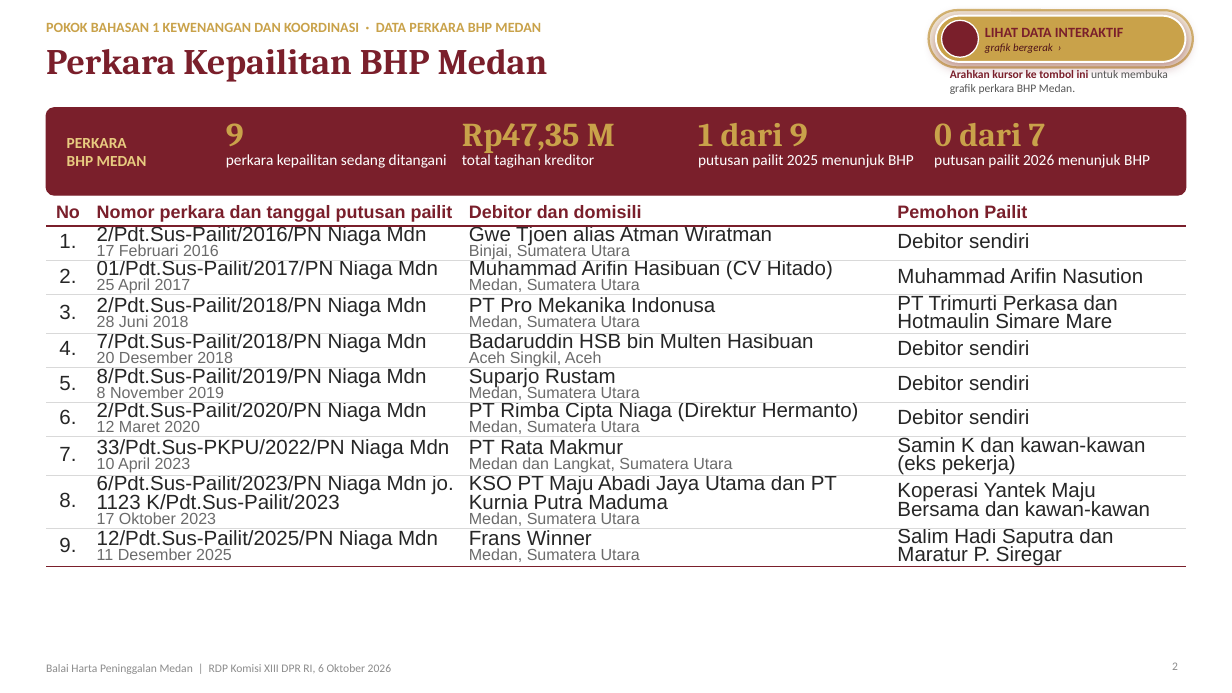
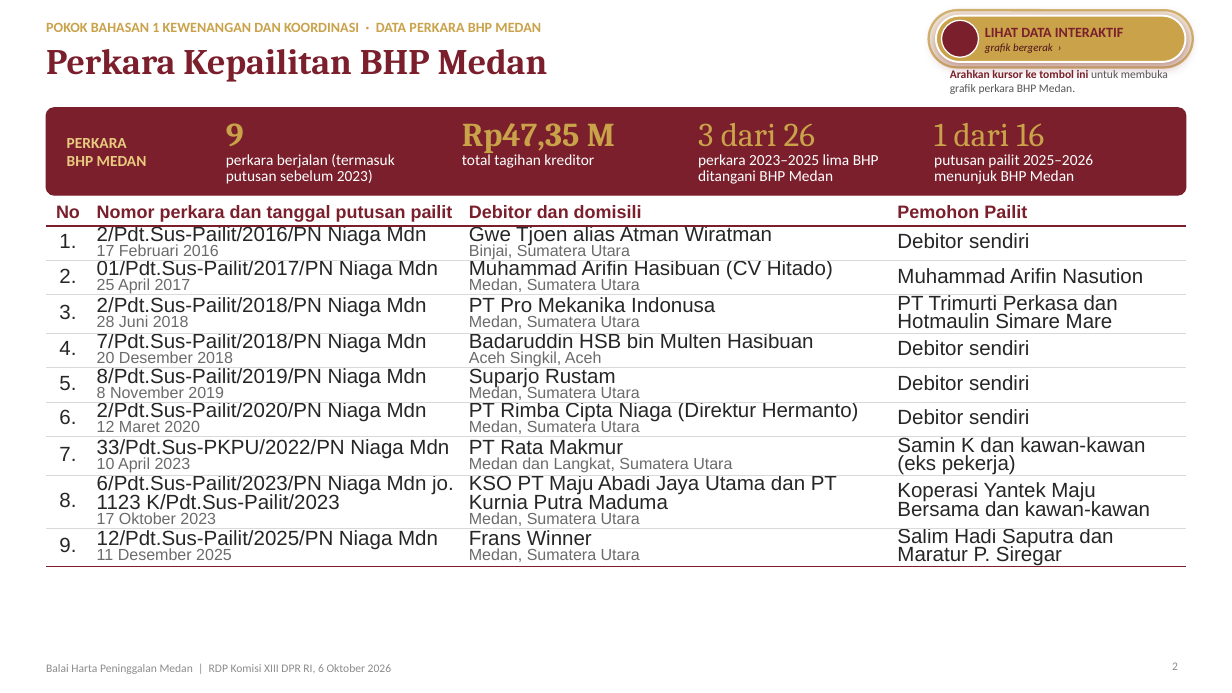
Before and after one commit to embamtaufik13-collab/Slide-bhp-medan, a slide deck: slide 2 of BHP-Medan-Paparan-Klaster-1.pptx. Drawn at 1232x693 pixels with LibreOffice and Linux fonts; fonts in the diff are those of the drawing; background and template pictures are left out. Boxes give left, top, right and bottom in pixels: in the first picture for what was removed or moved away, otherwise in the second. Text is boxed around its words. In the diff, an @@ line names an element or a change of style, - is before the commit and + after.

```diff
--- a/BHP-Medan-Paparan-Klaster-1.pptx
+++ b/BHP-Medan-Paparan-Klaster-1.pptx
@@ text at [698,123,815,146]: text changed; bold off @@
-1 dari 9
+3 dari 26
@@ text at [934,123,1044,146]: text changed; bold off @@
-0 dari 7
+1 dari 16
@@ text at [226,154,394,184]: text changed @@
-perkara kepailitan sedang ditangani
+perkara berjalan (termasuk putusan sebelum 2023)
@@ text at [698,154,879,184]: text changed @@
-putusan pailit 2025 menunjuk BHP
+perkara 2023–2025 lima BHP ditangani BHP Medan
@@ text at [934,154,1093,184]: text changed @@
-putusan pailit 2026 menunjuk BHP
+putusan pailit 2025–2026 menunjuk BHP Medan
```
Also in this commit, not shown: 1 other slide changed, 2 other files.
